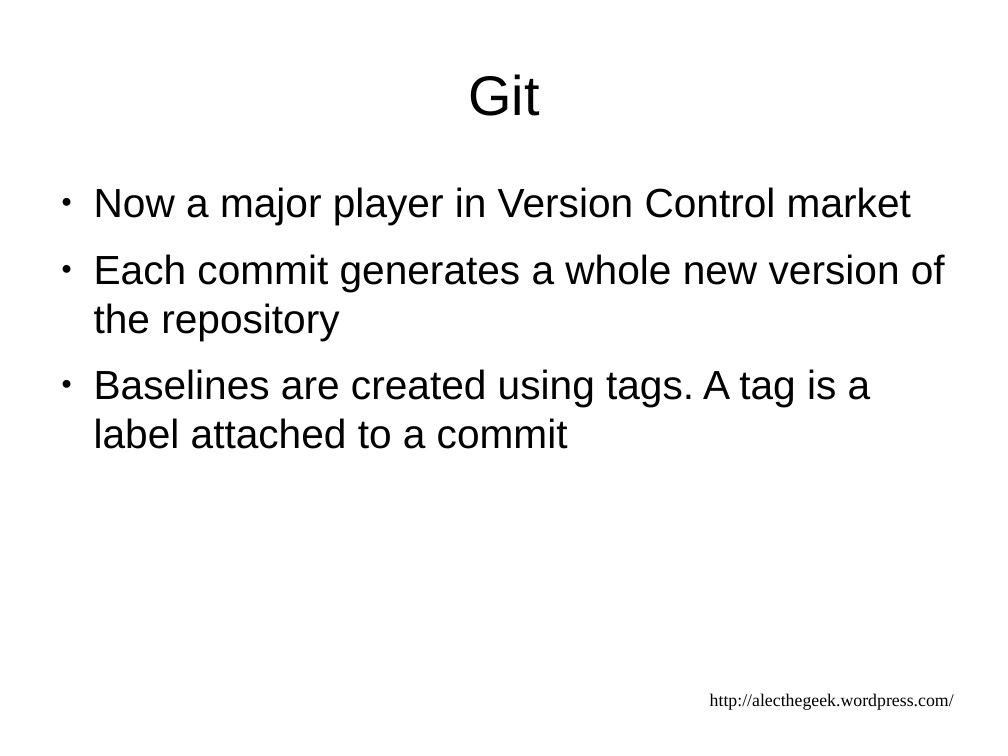
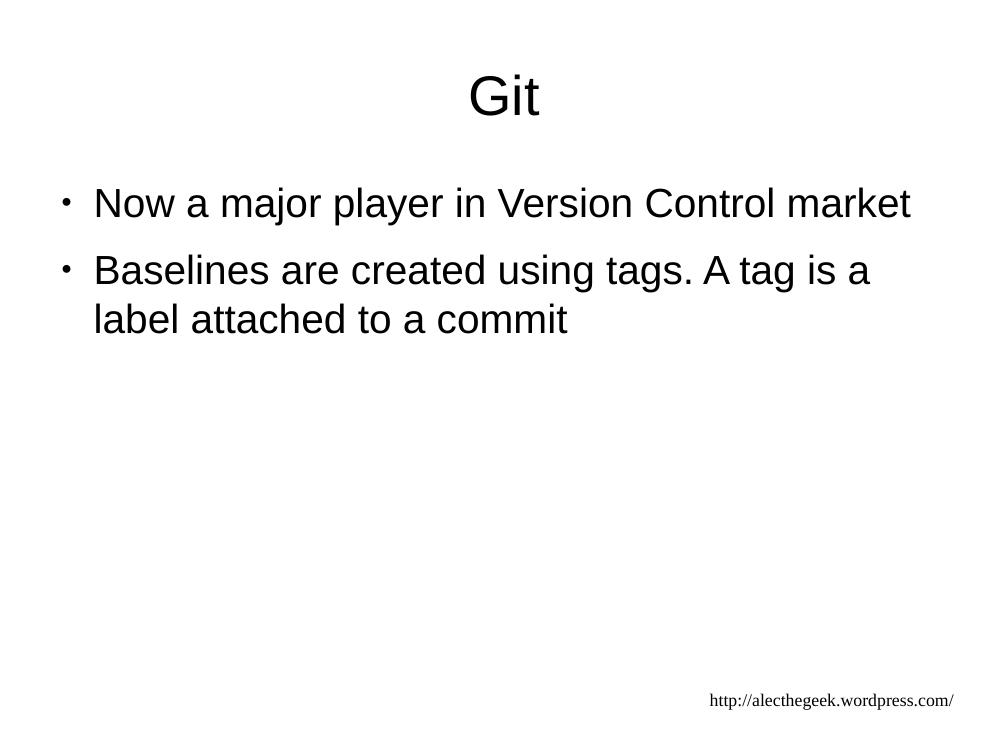
Before and after one commit to alecthegeek/gitbuilding, a slide deck: slide 19 of DevOpsDownUnderPresentation.odp. Drawn at 1008x756 pixels with LibreOffice and Linux fonts; fonts in the diff are those of the drawing. Boxes give left, top, right and bottom in pixels: in the first picture for what was removed or moved away, otherwise in the second. Text is boxed around its words. In the diff, an @@ line names an element or a change of style, - is before the commit and + after.

```diff
--- a/DevOpsDownUnderPresentation.odp
+++ b/DevOpsDownUnderPresentation.odp
@@ text at (x1=94, y1=254, x2=945, y2=340): paragraph removed @@
-● Each commit generates a whole new version of the repository
```
Also in this commit, not shown: 1 other slide changed.
